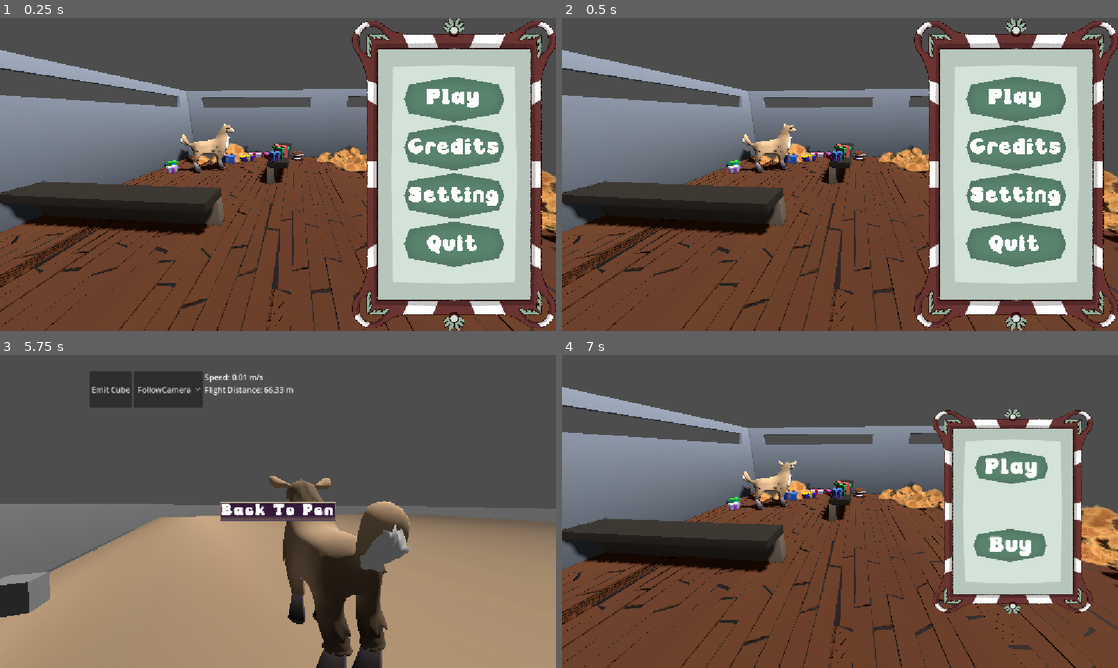
Above: before the commit, frames 1-4 (two rows, left to right).
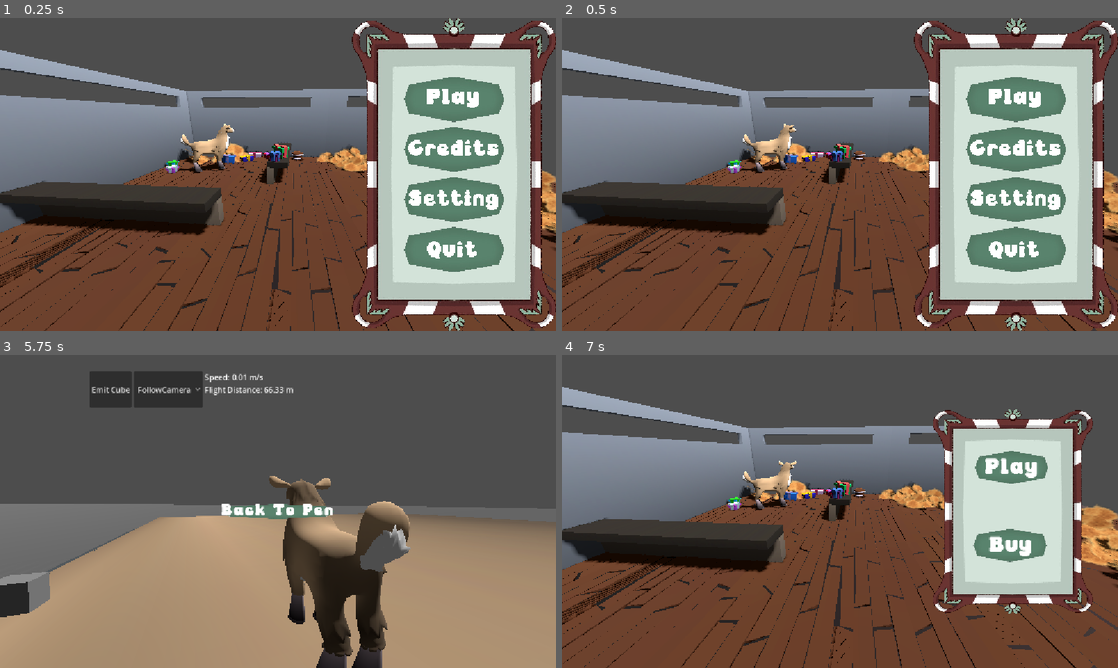
Above: after the commit, the same moments.

Repository: sjgillGit/gwj88
Game: Godot game, scene res://Main/RootNode.tscn
Two runs of this game, one before a commit and one after it. Both use one fixed random seed, a clock stepped at 60 frames per second and the inputs below.
Inputs (mouse positions are in pixels of both pictures, inside the frame that each line leads up to):
- Up to frame 1 (0.25 s): no input
- Up to frame 2 (0.5 s): no input
- Up to frame 3 (5.75 s): click "Play" at 0.5 s; click "Play" at 1.25 s; move the mouse to (400, 495) at 2.02 s; hold D (move_right) 2.03-2.78 s; move the mouse to (166, 527) at 2.77 s; hold S (move_down) 2.78-3.53 s; move the mouse to (333, 442) at 3.52 s; hold D (move_right) 3.53-4.28 s; move the mouse to (250, 574) at 4.27 s; hold Space (move_forward) 4.28-5.03 s; move the mouse to (444, 558) at 5.02 s; hold A (move_left) from 5.03 s (still down); tap Escape (ui_cancel) at 5.65 s
- Up to frame 4 (7 s): release A (move_left) at 5.75 s; click "Back To Pen" at 5.75 s; move the mouse to (673, 464) at 6.52 s; hold A (move_left) from 6.53 s (still down)

The runs differ from the first frame. In frame 1, 2.2% of the frame differs, in the area x 72-91%, y 34-82%; in frame 2, 2.2%; in frame 3, 1.0%; in frame 4, nothing differs.

Commit message:
General fixes
- Stomped all warnings
- themes are inherited by the parents so only gave the themes to the parental nodes of each ui scene
- Moved all theme overrides into theme_general.tres
- Unstatic'd some code to make it function with the TextureButton
- updated ui_pause

Diff:
--- a/Assets/ui/buttons/styleBox_button_normal.tres
+++ b/Assets/ui/buttons/styleBox_button_normal.tres
@@ -1,19 +1,7 @@
-[gd_resource type="StyleBoxTexture" load_steps=3 format=3 uid="uid://bxqhjcwxjpq6j"]
+[gd_resource type="StyleBoxTexture" load_steps=2 format=3 uid="uid://bxqhjcwxjpq6j"]
 
-[ext_resource type="Texture2D" uid="uid://djrv7as55p2o7" path="res://Assets/art ~ licensed/VEXED ~ Mini-Medieval UI/Other.png" id="1_ylq8c"]
-
-[sub_resource type="AtlasTexture" id="AtlasTexture_mtws8"]
-atlas = ExtResource("1_ylq8c")
-region = Rect2(65, 121, 5, 6)
+[ext_resource type="Texture2D" uid="uid://cub3gf1hup4ok" path="res://Assets/ui/main/menu-button.png" id="1_esl6c"]
 
 [resource]
-texture = SubResource("AtlasTexture_mtws8")
-texture_margin_left = 2.0
-texture_margin_top = 2.0
-texture_margin_right = 2.0
-texture_margin_bottom = 2.0
-expand_margin_left = 1.0
-expand_margin_top = 1.0
-expand_margin_right = 1.0
-expand_margin_bottom = 1.0
-modulate_color = Color(0.8901961, 0.8901961, 0.8901961, 1)
+texture = ExtResource("1_esl6c")
+region_rect = Rect2(0, 0, 292, 134)
--- a/Assets/ui/main/theme_general.tres
+++ b/Assets/ui/main/theme_general.tres
@@ -1,9 +1,10 @@
-[gd_resource type="Theme" load_steps=12 format=3 uid="uid://wnjx0277ks75"]
+[gd_resource type="Theme" load_steps=11 format=3 uid="uid://wnjx0277ks75"]
 
 [ext_resource type="FontFile" uid="uid://br8526wyvqdrk" path="res://Assets/fonts/Disco-Party-All/Disco_Party.ttf" id="1_m520p"]
 [ext_resource type="StyleBox" uid="uid://dagvxksushulb" path="res://Assets/ui/buttons/styleBox_button_hover.tres" id="2_yh0e6"]
 [ext_resource type="StyleBox" uid="uid://bxqhjcwxjpq6j" path="res://Assets/ui/buttons/styleBox_button_normal.tres" id="3_on443"]
 [ext_resource type="Texture2D" uid="uid://budb2prl270mc" path="res://Assets/art ~ licensed/VEXED ~ Mini-Medieval UI/Banners.png" id="4_ro6t1"]
+[ext_resource type="StyleBox" uid="uid://bcn62hlqw3dc2" path="res://Assets/ui/panels/panel_container_menu_box.tres" id="5_m520p"]
 [ext_resource type="FontFile" uid="uid://dxkvfvt32k2u" path="res://Assets/fonts/Party-Pack-All/Party_Pack_Ribs.ttf" id="6_q0gd3"]
 
 [sub_resource type="AtlasTexture" id="AtlasTexture_2x4uk"]
@@ -20,12 +21,6 @@
 expand_margin_top = 3.0
 expand_margin_right = 3.0
 expand_margin_bottom = 3.0
-
-[sub_resource type="AtlasTexture" id="AtlasTexture_5gxwd"]
-region = Rect2(44, 84, 32, 33)
-
-[sub_resource type="StyleBoxTexture" id="StyleBoxTexture_hxft3"]
-texture = SubResource("AtlasTexture_5gxwd")
 
 [sub_resource type="AtlasTexture" id="AtlasTexture_hxft3"]
 atlas = ExtResource("4_ro6t1")
@@ -57,10 +52,11 @@
 Button/styles/normal = ExtResource("3_on443")
 Button/styles/pressed = ExtResource("2_yh0e6")
 HSeparator/styles/separator = SubResource("StyleBoxTexture_mtws8")
-Label/font_sizes/font_size = 24
+Label/font_sizes/font_size = 32
 Label/fonts/font = ExtResource("1_m520p")
-PanelContainer/styles/panel = SubResource("StyleBoxTexture_hxft3")
+PanelContainer/styles/panel = ExtResource("5_m520p")
 RichTextLabel/colors/default_color = Color(0.92156863, 0.72156864, 0.35686275, 1)
 RichTextLabel/font_sizes/normal_font_size = 44
 RichTextLabel/fonts/normal_font = ExtResource("6_q0gd3")
+VBoxContainer/constants/separation = 8
 VSeparator/styles/separator = SubResource("StyleBoxTexture_2x4uk")
--- /dev/null
+++ b/Assets/ui/panels/panel_container_menu_box.tres
@@ -0,0 +1,6 @@
+[gd_resource type="StyleBoxTexture" load_steps=2 format=3 uid="uid://bcn62hlqw3dc2"]
+
+[ext_resource type="Texture2D" uid="uid://d2amlf2gepeg4" path="res://Assets/ui/main/menu-panel.png" id="1_sfb1u"]
+
+[resource]
+texture = ExtResource("1_sfb1u")
--- a/Main/root_node.gd
+++ b/Main/root_node.gd
@@ -7,7 +7,7 @@
 	GameState.new_state.connect(_game_state_changed)
 	_game_state_changed(GameState.current, GameState.State.STARTUP)
 
-func _game_state_changed(new_state: GameState.State, old_state: GameState.State):
+func _game_state_changed(new_state: GameState.State, _old_state: GameState.State):
 	var new_scene: PackedScene = null
 	match new_state:
 		GameState.State.STARTUP, GameState.State.MAIN_MENU, GameState.State.PEN, GameState.State.CREDITS, GameState.State.SETTINGS, GameState.State.PAUSE:
--- a/Scenes/flight_mode/deer_missile.gd
+++ b/Scenes/flight_mode/deer_missile.gd
@@ -164,7 +164,7 @@
 	state.apply_torque_impulse(global_basis * (Vector3.UP * _player_inputs.z * state.step * yaw_speed * mass))
 	if _distance_updated:
 		_update_distances()
-	var lv := state.linear_velocity
+#	var lv := state.linear_velocity
 	var forward_speed := (state.transform.basis * state.linear_velocity).z
 	forward_speed = clampf(forward_speed / walk_speed , -1.0, 1.0)
 	if abs(forward_speed) < 0.001:
@@ -251,7 +251,7 @@
 		"\n".join(stats)
 	])
 
-func _unhandled_input(event: InputEvent) -> void:
+func _unhandled_input(_event: InputEvent) -> void:
 	_player_inputs = Vector3.ZERO
 	_thrust_vector = Vector3.ZERO
 	if !_landed:
--- a/Scenes/global/GlobalAudioPlayer.tscn
+++ b/Scenes/global/GlobalAudioPlayer.tscn
@@ -1,10 +1,10 @@
 [gd_scene load_steps=6 format=3 uid="uid://b0oaxfrytiyed"]
 
 [ext_resource type="Script" uid="uid://t7utpwwlthfg" path="res://Scripts/singletons/autoloads/GlobalAudioPlayer.gd" id="1_3a15j"]
-[ext_resource type="AudioStream" uid="uid://dbjyf6vhenixv" path="res://Assets/ui/placeholder_audio/253168__suntemple__sfx-ui-button-click.wav" id="2_d68i0"]
-[ext_resource type="AudioStream" uid="uid://dt4l5uty0t35g" path="res://Assets/ui/placeholder_audio/533568__jaoreir__button-bleep-01.wav" id="3_hpwkh"]
-[ext_resource type="AudioStream" uid="uid://dqvd8j5yiy0qm" path="res://Assets/ui/placeholder_audio/739251__avaol__menu-ui-hover.wav" id="4_1hcb2"]
-[ext_resource type="AudioStream" uid="uid://bulyej67snho1" path="res://Assets/ui/placeholder_audio/a theme.mp3" id="5_d68i0"]
+[ext_resource type="AudioStream" uid="uid://dbjyf6vhenixv" path="res://Assets/audio/placeholder_audio/253168__suntemple__sfx-ui-button-click.wav" id="2_d68i0"]
+[ext_resource type="AudioStream" uid="uid://dt4l5uty0t35g" path="res://Assets/audio/placeholder_audio/533568__jaoreir__button-bleep-01.wav" id="3_hpwkh"]
+[ext_resource type="AudioStream" uid="uid://dqvd8j5yiy0qm" path="res://Assets/audio/placeholder_audio/739251__avaol__menu-ui-hover.wav" id="4_1hcb2"]
+[ext_resource type="AudioStream" uid="uid://bulyej67snho1" path="res://Assets/audio/placeholder_audio/a theme.mp3" id="5_d68i0"]
 
 [node name="GlobalAudioPlayer" type="Node"]
 script = ExtResource("1_3a15j")
--- a/Scenes/ui/UiCredits.tscn
+++ b/Scenes/ui/UiCredits.tscn
@@ -53,6 +53,7 @@
 offset_bottom = -2.0
 grow_horizontal = 2
 grow_vertical = 2
+theme = ExtResource("2_git7w")
 script = ExtResource("1_5j1v5")
 
 [node name="RichTextLabel" type="RichTextLabel" parent="."]
@@ -64,7 +65,6 @@
 offset_right = 5.0
 offset_bottom = -1.0
 grow_horizontal = 2
-theme = ExtResource("2_git7w")
 text = "
 
 
--- a/Scenes/ui/UiMainMenu.tscn
+++ b/Scenes/ui/UiMainMenu.tscn
@@ -1,13 +1,9 @@
-[gd_scene load_steps=7 format=3 uid="uid://c1ramn8byuilg"]
+[gd_scene load_steps=5 format=3 uid="uid://c1ramn8byuilg"]
 
 [ext_resource type="Script" uid="uid://lw5x5rqamc3f" path="res://Scripts/ui/ui_main_menu.gd" id="1_e6jh0"]
 [ext_resource type="Theme" uid="uid://wnjx0277ks75" path="res://Assets/ui/main/theme_general.tres" id="2_7c5qm"]
-[ext_resource type="Texture2D" uid="uid://d2amlf2gepeg4" path="res://Assets/ui/main/menu-panel.png" id="3_n21uw"]
 [ext_resource type="Texture2D" uid="uid://cub3gf1hup4ok" path="res://Assets/ui/main/menu-button.png" id="4_hvpw8"]
 [ext_resource type="Script" uid="uid://1udhbw83ko2l" path="res://Scripts/ui/button.gd" id="5_fk7bd"]
-
-[sub_resource type="StyleBoxTexture" id="StyleBoxTexture_qc84l"]
-texture = ExtResource("3_n21uw")
 
 [node name="UiMainMenu" type="Control" groups=["ui"]]
 editor_description = "This is where all the main menu stuff should be"
@@ -15,6 +11,7 @@
 anchors_preset = 0
 offset_right = 1152.0
 offset_bottom = 648.0
+theme = ExtResource("2_7c5qm")
 script = ExtResource("1_e6jh0")
 
 [node name="PanelContainer" type="PanelContainer" parent="."]
@@ -27,8 +24,6 @@
 offset_left = -422.0
 grow_horizontal = 0
 grow_vertical = 2
-theme = ExtResource("2_7c5qm")
-theme_override_styles/panel = SubResource("StyleBoxTexture_qc84l")
 
 [node name="MarginContainer" type="MarginContainer" parent="PanelContainer"]
 layout_mode = 2
@@ -53,7 +48,6 @@
 offset_top = 26.0
 offset_right = 265.0
 offset_bottom = 69.0
-theme = ExtResource("2_7c5qm")
 theme_override_font_sizes/font_size = 32
 text = "Play"
 
@@ -71,7 +65,6 @@
 offset_top = 29.0
 offset_right = 305.0
 offset_bottom = 72.0
-theme = ExtResource("2_7c5qm")
 theme_override_font_sizes/font_size = 32
 text = "Credits"
 
@@ -89,7 +82,6 @@
 offset_top = 29.0
 offset_right = 305.0
 offset_bottom = 72.0
-theme = ExtResource("2_7c5qm")
 theme_override_font_sizes/font_size = 32
 text = "Setting"
 
@@ -107,8 +99,6 @@
 offset_top = 30.0
 offset_right = 266.0
 offset_bottom = 73.0
-theme = ExtResource("2_7c5qm")
-theme_override_font_sizes/font_size = 32
 text = "Quit"
 
 [connection signal="pressed" from="PanelContainer/MarginContainer/VBoxContainer2/PlayButton" to="." method="_on_play_button_pressed"]
--- a/Scenes/ui/UiPause.tscn
+++ b/Scenes/ui/UiPause.tscn
@@ -1,8 +1,9 @@
-[gd_scene load_steps=4 format=3 uid="uid://dmab3p3co23bb"]
+[gd_scene load_steps=5 format=3 uid="uid://dmab3p3co23bb"]
 
 [ext_resource type="Script" uid="uid://cs0tj2nesbvt5" path="res://Scripts/ui/ui_pause.gd" id="1_veo31"]
 [ext_resource type="Theme" uid="uid://wnjx0277ks75" path="res://Assets/ui/main/theme_general.tres" id="2_2trrd"]
 [ext_resource type="ButtonGroup" uid="uid://ibx361d80acc" path="res://Assets/ui/buttons/button_group_pause.tres" id="3_b4rq1"]
+[ext_resource type="Texture2D" uid="uid://cub3gf1hup4ok" path="res://Assets/ui/main/menu-button.png" id="4_4j7ce"]
 
 [node name="UiPause" type="Control" groups=["ui"]]
 layout_mode = 3
@@ -11,9 +12,79 @@
 anchor_bottom = 1.0
 grow_horizontal = 2
 grow_vertical = 2
+theme = ExtResource("2_2trrd")
 script = ExtResource("1_veo31")
 
+[node name="MAIN_MENU" type="TextureButton" parent="."]
+custom_minimum_size = Vector2(154, 96)
+layout_mode = 1
+anchors_preset = -1
+offset_left = 300.0
+offset_right = 650.0
+offset_bottom = 400.0
+toggle_mode = true
+button_group = ExtResource("3_b4rq1")
+texture_normal = ExtResource("4_4j7ce")
+ignore_texture_size = true
+stretch_mode = 5
+
+[node name="Label" type="Label" parent="MAIN_MENU"]
+layout_mode = 1
+anchors_preset = 8
+anchor_left = 0.5
+anchor_top = 0.5
+anchor_right = 0.5
+anchor_bottom = 0.5
+offset_left = -130.5
+offset_top = -22.5
+offset_right = 130.5
+offset_bottom = 22.5
+grow_horizontal = 2
+grow_vertical = 2
+theme_override_font_sizes/font_size = 32
+text = "Main Menu"
+horizontal_alignment = 1
+vertical_alignment = 1
+
+[node name="QUIT" type="TextureButton" parent="."]
+custom_minimum_size = Vector2(154, 96)
+layout_mode = 1
+anchors_preset = -1
+anchor_left = 1.0
+anchor_top = 1.0
+anchor_right = 1.0
+anchor_bottom = 1.0
+offset_left = -650.0
+offset_top = -400.0
+offset_right = -300.0
+grow_horizontal = 0
+grow_vertical = 0
+toggle_mode = true
+button_group = ExtResource("3_b4rq1")
+texture_normal = ExtResource("4_4j7ce")
+ignore_texture_size = true
+stretch_mode = 5
+
+[node name="Label" type="Label" parent="QUIT"]
+layout_mode = 1
+anchors_preset = 8
+anchor_left = 0.5
+anchor_top = 0.5
+anchor_right = 0.5
+anchor_bottom = 0.5
+offset_left = -130.5
+offset_top = -23.0
+offset_right = 130.5
+offset_bottom = 22.0
+grow_horizontal = 2
+grow_vertical = 2
+theme_override_font_sizes/font_size = 32
+text = "QUIT"
+horizontal_alignment = 1
+vertical_alignment = 1
+
 [node name="HBoxContainer" type="VBoxContainer" parent="."]
+visible = false
 layout_mode = 1
 anchors_preset = 8
 anchor_left = 0.5
@@ -28,15 +99,13 @@
 grow_vertical = 2
 
 [node name="MAIN_MENU" type="Button" parent="HBoxContainer"]
-unique_name_in_owner = true
 layout_mode = 2
 theme = ExtResource("2_2trrd")
 toggle_mode = true
 button_group = ExtResource("3_b4rq1")
 text = "MAIN MENU"
 
-[node name="QUIT" type="Button" parent="HBoxContainer"]
-unique_name_in_owner = true
+[node name="QUIT1" type="Button" parent="HBoxContainer"]
 layout_mode = 2
 theme = ExtResource("2_2trrd")
 toggle_mode = true
--- a/Scenes/ui/UiPen.tscn
+++ b/Scenes/ui/UiPen.tscn
@@ -1,13 +1,9 @@
-[gd_scene load_steps=7 format=3 uid="uid://i4hgl17h5n1r"]
+[gd_scene load_steps=5 format=3 uid="uid://i4hgl17h5n1r"]
 
 [ext_resource type="Theme" uid="uid://wnjx0277ks75" path="res://Assets/ui/main/theme_general.tres" id="1_s3urb"]
 [ext_resource type="Script" uid="uid://bmlda1l4oad05" path="res://Scenes/ui/ui_pen.gd" id="1_twpca"]
-[ext_resource type="Texture2D" uid="uid://d2amlf2gepeg4" path="res://Assets/ui/main/menu-panel.png" id="4_1a6lg"]
 [ext_resource type="Texture2D" uid="uid://cub3gf1hup4ok" path="res://Assets/ui/main/menu-button.png" id="5_d1etx"]
 [ext_resource type="Script" uid="uid://1udhbw83ko2l" path="res://Scripts/ui/button.gd" id="6_d1etx"]
-
-[sub_resource type="StyleBoxTexture" id="StyleBoxTexture_vjfc7"]
-texture = ExtResource("4_1a6lg")
 
 [node name="UiPen" type="Control" groups=["ui"]]
 layout_mode = 3
@@ -16,6 +12,7 @@
 anchor_bottom = 1.0
 grow_horizontal = 2
 grow_vertical = 2
+theme = ExtResource("1_s3urb")
 script = ExtResource("1_twpca")
 
 [node name="PanelContainer" type="PanelContainer" parent="."]
@@ -24,7 +21,6 @@
 offset_top = 111.0
 offset_right = 1100.0
 offset_bottom = 537.0
-theme_override_styles/panel = SubResource("StyleBoxTexture_vjfc7")
 
 [node name="PlayButton" type="TextureButton" parent="."]
 layout_mode = 0
@@ -43,8 +39,6 @@
 offset_top = 29.0
 offset_right = 133.0
 offset_bottom = 72.0
-theme = ExtResource("1_s3urb")
-theme_override_font_sizes/font_size = 32
 text = "Play"
 
 [node name="UpgradeButton" type="TextureButton" parent="."]
@@ -64,8 +58,6 @@
 offset_top = 30.0
 offset_right = 145.0
 offset_bottom = 73.0
-theme = ExtResource("1_s3urb")
-theme_override_font_sizes/font_size = 32
 text = "Buy"
 
 [connection signal="mouse_entered" from="PlayButton" to="." method="_on_play_button_mouse_entered"]
--- a/Scenes/ui/UiPlay.tscn
+++ b/Scenes/ui/UiPlay.tscn
@@ -10,6 +10,7 @@
 anchor_bottom = 1.0
 grow_horizontal = 2
 grow_vertical = 2
+theme = ExtResource("1_fml7s")
 script = ExtResource("1_cd4xp")
 
 [node name="Button" type="Button" parent="."]
--- a/Scenes/ui/UiRootNode.tscn
+++ b/Scenes/ui/UiRootNode.tscn
@@ -30,40 +30,25 @@
 offset_right = 0.0
 offset_bottom = 0.0
 
-[node name="RichTextLabel" parent="UiCredits" index="0"]
-offset_left = 5.0
-offset_top = -2081.0
-offset_right = 5.0
-offset_bottom = -1.0
-
 [node name="UiMainMenu" parent="." instance=ExtResource("2_ilje2")]
 visible = false
 layout_mode = 0
-
-[node name="PLAY" parent="UiMainMenu/PanelContainer/VBoxContainer/HBoxContainer" index="1"]
-button_group = SubResource("ButtonGroup_ilje2")
-
-[node name="CREDITS" parent="UiMainMenu/PanelContainer/VBoxContainer/HBoxContainer" index="3"]
-button_group = SubResource("ButtonGroup_ilje2")
-
-[node name="SETTINGS" parent="UiMainMenu/PanelContainer/VBoxContainer/HBoxContainer" index="5"]
-button_group = SubResource("ButtonGroup_ilje2")
-
-[node name="PEN" parent="UiMainMenu/PanelContainer/VBoxContainer/HBoxContainer" index="7"]
-button_group = SubResource("ButtonGroup_ilje2")
-
-[node name="QUIT" parent="UiMainMenu/PanelContainer/VBoxContainer/HBoxContainer" index="9"]
-button_group = SubResource("ButtonGroup_ilje2")
 
 [node name="UiPause" parent="." instance=ExtResource("3_ex7ef")]
 visible = false
 layout_mode = 1
 
+[node name="MAIN_MENU" parent="UiPause" index="0"]
+button_group = SubResource("ButtonGroup_rc5x5")
+
+[node name="QUIT" parent="UiPause" index="1"]
+button_group = SubResource("ButtonGroup_rc5x5")
+
 [node name="MAIN_MENU" parent="UiPause/HBoxContainer" index="0"]
 button_group = SubResource("ButtonGroup_ex7ef")
 
-[node name="QUIT" parent="UiPause/HBoxContainer" index="1"]
-button_group = SubResource("ButtonGroup_ex7ef")
+[node name="QUIT1" parent="UiPause/HBoxContainer" index="1"]
+button_group = SubResource("ButtonGroup_rc5x5")
 
 [node name="UiPen" parent="." instance=ExtResource("4_scill")]
 visible = false
--- a/Scenes/ui/UiSettings.tscn
+++ b/Scenes/ui/UiSettings.tscn
@@ -10,6 +10,7 @@
 anchor_bottom = 1.0
 grow_horizontal = 2
 grow_vertical = 2
+theme = ExtResource("1_c2nn8")
 
 [node name="Button" type="Button" parent="."]
 layout_mode = 1
--- a/Scenes/ui/UiStartup.tscn
+++ b/Scenes/ui/UiStartup.tscn
@@ -1,5 +1,6 @@
-[gd_scene load_steps=2 format=3 uid="uid://gcxcsrk5oihi"]
+[gd_scene load_steps=3 format=3 uid="uid://gcxcsrk5oihi"]
 
+[ext_resource type="Theme" uid="uid://wnjx0277ks75" path="res://Assets/ui/main/theme_general.tres" id="1_7u11s"]
 [ext_resource type="Script" uid="uid://cve4iokgdxqe1" path="res://Scripts/ui/ui_startup.gd" id="1_yb202"]
 
 [node name="UiStartup" type="Control"]
@@ -9,6 +10,7 @@
 anchor_bottom = 1.0
 grow_horizontal = 2
 grow_vertical = 2
+theme = ExtResource("1_7u11s")
 script = ExtResource("1_yb202")
 
 [connection signal="visibility_changed" from="." to="." method="_on_visibility_changed"]
--- a/Scenes/upgrades/rockets_1.gd
+++ b/Scenes/upgrades/rockets_1.gd
@@ -5,7 +5,7 @@
 
 var _thrusting := false
 
-func _physics_process(delta: float) -> void:
+func _physics_process(_delta: float) -> void:
 	var dm := owner
 	while dm && dm is not DeerMissile:
 		dm = dm.owner
--- a/Scripts/singletons/libraries/UiLib.gd
+++ b/Scripts/singletons/libraries/UiLib.gd
@@ -7,7 +7,7 @@
 
 
 	static func setup_buttons(buttons: ButtonGroup, call_func: Callable) -> void:
-		for button: Button in buttons.get_buttons():
+		for button in buttons.get_buttons():
 			button.mouse_entered.connect(on_button_hoverd)
 			button.pressed.connect(on_button_pressed)
 		buttons.pressed.connect(call_func)
@@ -21,6 +21,6 @@
 		GlobalAudioPlayer.playlist["UI"]["Click1"].play()
 
 	## A minor flourish
-	static func button_delay(button: Button) -> void:
+	static func button_delay(button) -> void:
 		await Engine.get_main_loop().create_timer(on_button_pressed_TIME).timeout
 		button.button_pressed = false
--- a/Scripts/ui/ui_main_menu.gd
+++ b/Scripts/ui/ui_main_menu.gd
@@ -16,3 +16,6 @@
 
 func _on_quit_button_pressed():
 	GameState.current = GameState.State.QUIT
+
+
+# TODO: Bring camera back to origin when Main Menu is selected.
--- a/Scripts/ui/ui_pause.gd
+++ b/Scripts/ui/ui_pause.gd
@@ -3,8 +3,8 @@
 extends Control
 
 
-@onready var button_MAIN_MENU: Button = %MAIN_MENU
-@onready var button_QUIT: Button = %QUIT
+@onready var button_MAIN_MENU: TextureButton = $MAIN_MENU
+@onready var button_QUIT: TextureButton = $QUIT
 @onready var button_group: ButtonGroup = button_QUIT.button_group
 
 
--- a/project.godot
+++ b/project.godot
@@ -33,6 +33,7 @@
 [file_customization]
 
 folder_colors={
+"res://Assets/audio/placeholder_audio/": "green",
 "res://Assets/ui/": "green",
 "res://Scenes/global/": "gray",
 "res://Scenes/ui/": "green"
Not shown, added: Assets/audio/placeholder_audio/253168__suntemple__sfx-ui-button-click.wav.import
Not shown, added: Assets/audio/placeholder_audio/533568__jaoreir__button-bleep-01.wav.import
Not shown, added: Assets/audio/placeholder_audio/739251__avaol__menu-ui-hover.wav.import
Not shown, added: Assets/audio/placeholder_audio/a theme.mp3.import
Not shown, removed: Assets/ui/placeholder_audio/253168__suntemple__sfx-ui-button-click.wav.import
Not shown, removed: Assets/ui/placeholder_audio/533568__jaoreir__button-bleep-01.wav.import
Not shown, removed: Assets/ui/placeholder_audio/739251__avaol__menu-ui-hover.wav.import
Not shown, removed: Assets/ui/placeholder_audio/a theme.mp3.import
Not shown: 1 places in Scenes/ui/UiPlay.tscn that only renumber resources
Not shown: 1 places in Scenes/ui/UiRootNode.tscn that only renumber resources
Not shown, added: Assets/audio/placeholder_audio/253168__suntemple__sfx-ui-button-click.wav
Not shown, added: Assets/audio/placeholder_audio/533568__jaoreir__button-bleep-01.wav
(and 2 more such lines)
